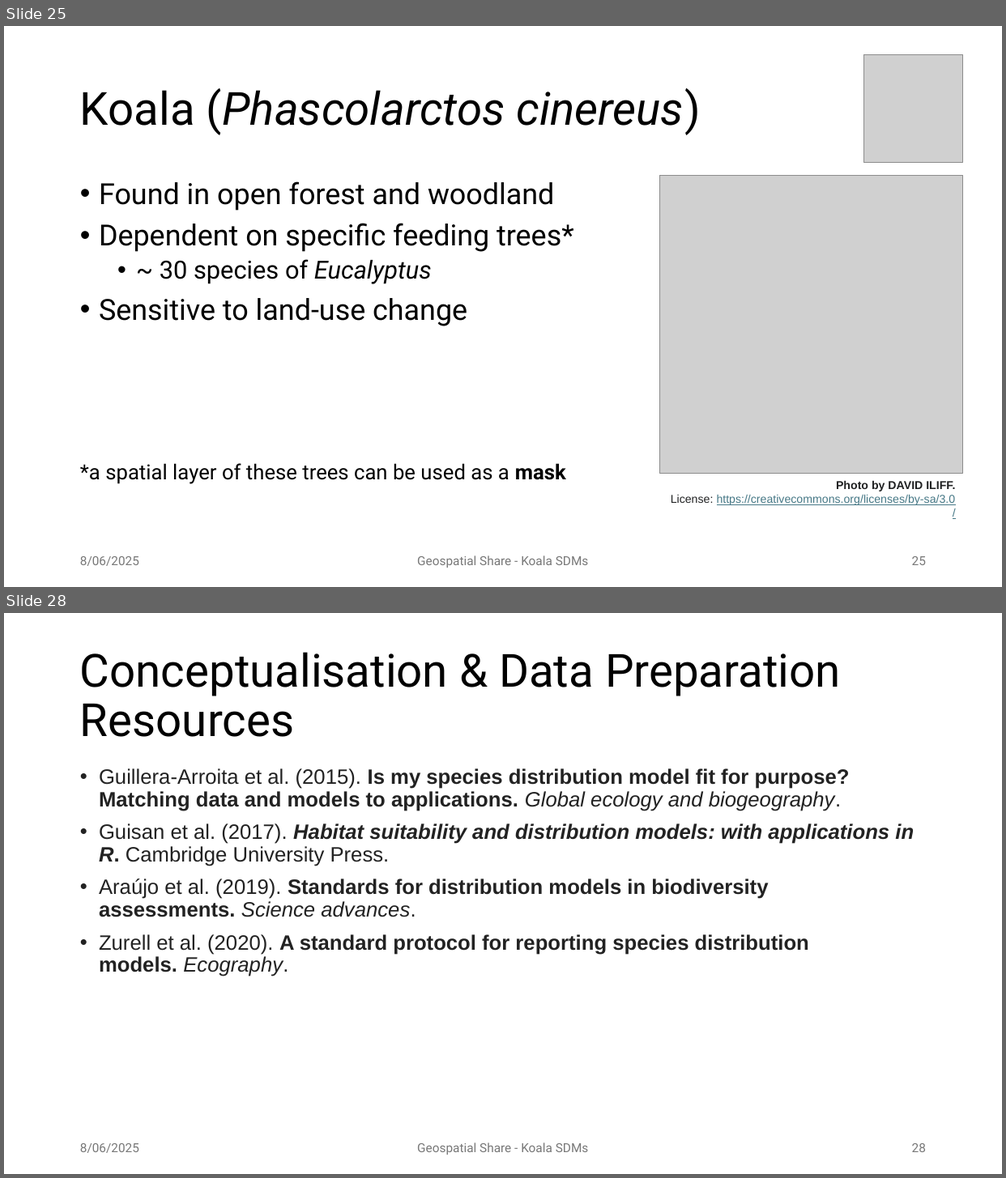
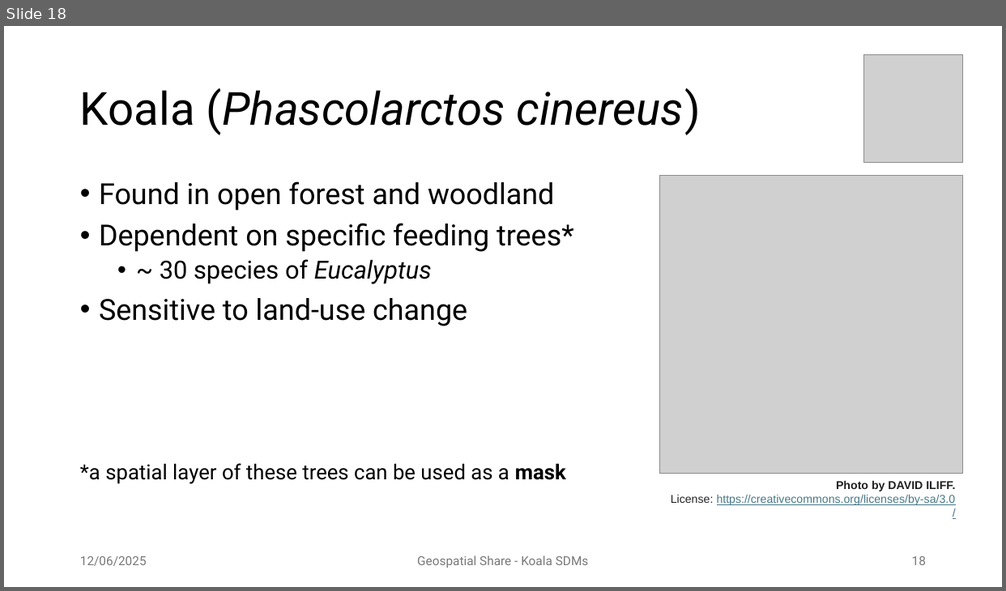
Before and after one commit to patch105/ICCB_koala_sdm, a slide deck: ICCB_koala_sdm_slides.pptx. Shown one above the other, each under a label of ours: slides 25 and 28 before the commit, slide 18 after it; the slides between them are not shown. The pictures are 1006x1178 and 1006x591 pixels, drawn with LibreOffice and Linux fonts; fonts in the diff are those of the drawing; grey boxes stand for pictures; background and template pictures are left out. Boxes give left, top, right and bottom in pixels: in the first picture for what was removed or moved away, otherwise in the second. Text is boxed around its words. In the diff, an @@ line names an element or a change of style, - is before the commit and + after.

```diff
--- a/ICCB_koala_sdm_slides.pptx
+++ b/ICCB_koala_sdm_slides.pptx
@@ slide 28 removed at box(4, 613, 1002, 1174), background #FFFFFF @@
@@ title removed at box(80, 652, 841, 737) @@
-Conceptualisation & Data Preparation Resources
@@ text removed at box(99, 769, 914, 977) @@
-• Guillera‐Arroita et al. (2015). Is my species distribution model fit for purpose? Matching data and models to applications. Global ecology and biogeography.
-• Guisan et al. (2017). Habitat suitability and distribution models: with applications in R. Cambridge University Press.
-• Araújo et al. (2019). Standards for distribution models in biodiversity assessments. Science advances.
-• Zurell et al. (2020). A standard protocol for reporting species distribution models. Ecography.
@@ text removed at box(80, 1144, 139, 1153) @@
-8/06/2025
@@ text removed at box(417, 1143, 589, 1155) @@
-Geospatial Share - Koala SDMs
@@ page number removed at box(912, 1144, 926, 1152) @@
-28
@@ what was slide 25 is now slide 18 @@
@@ slide 18 changed as well @@
@@ text at box(80, 557, 147, 566): text changed @@
-8/06/2025
+12/06/2025
@@ page number at box(912, 557, 926, 565): text changed @@
-25
+18
```
Also in this commit, not shown: 26 other slides changed, 19 other slides removed, 1 other file.
